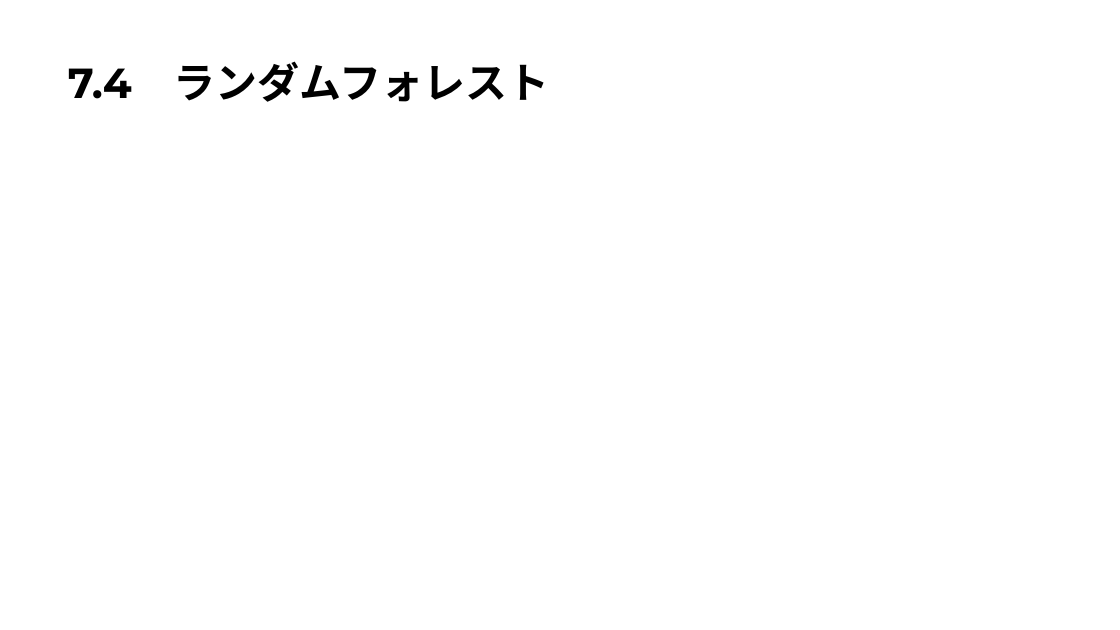
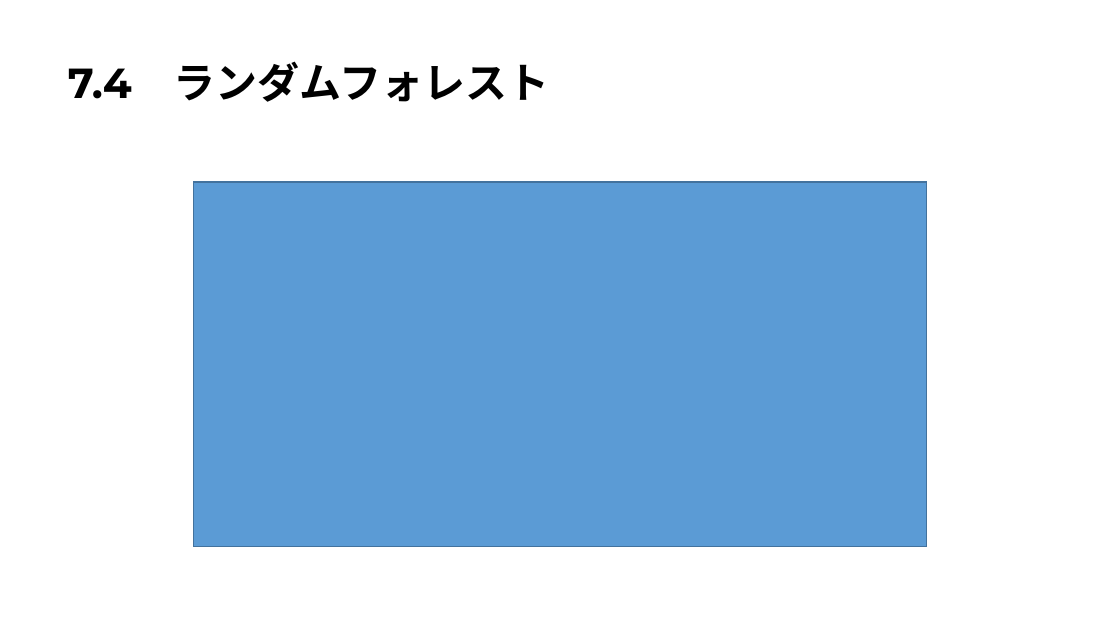
Before and after one commit to Harrry1206/-Graduation-research2, a slide deck: slide 34 of 第7章決定木.pptx (slide 23 before the commit). Drawn at 1120x630 pixels with LibreOffice and Linux fonts; fonts in the diff are those of the drawing. Boxes give left, top, right and bottom in pixels: in the first picture for what was removed or moved away, otherwise in the second. Text is boxed around its words. In the diff, an @@ line names an element or a change of style, - is before the commit and + after.

```diff
--- a/第7章決定木.pptx
+++ b/第7章決定木.pptx
@@ rectangle added at bbox=[193, 182, 928, 547], fill #5B9BD5, outline #43739E 1 pt @@
```
Also in this commit, not shown: 8 other slides changed, 14 slides added, 1 slide removed.
